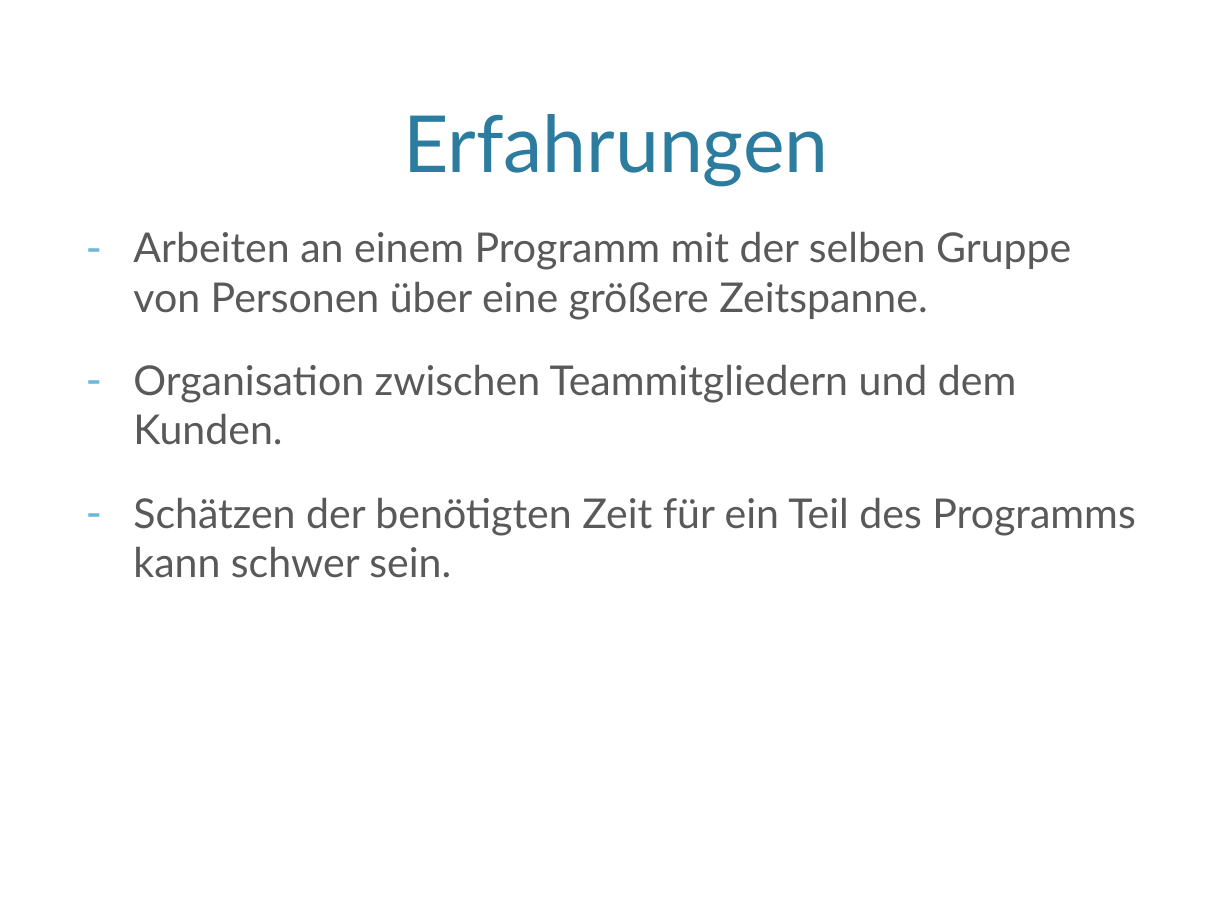
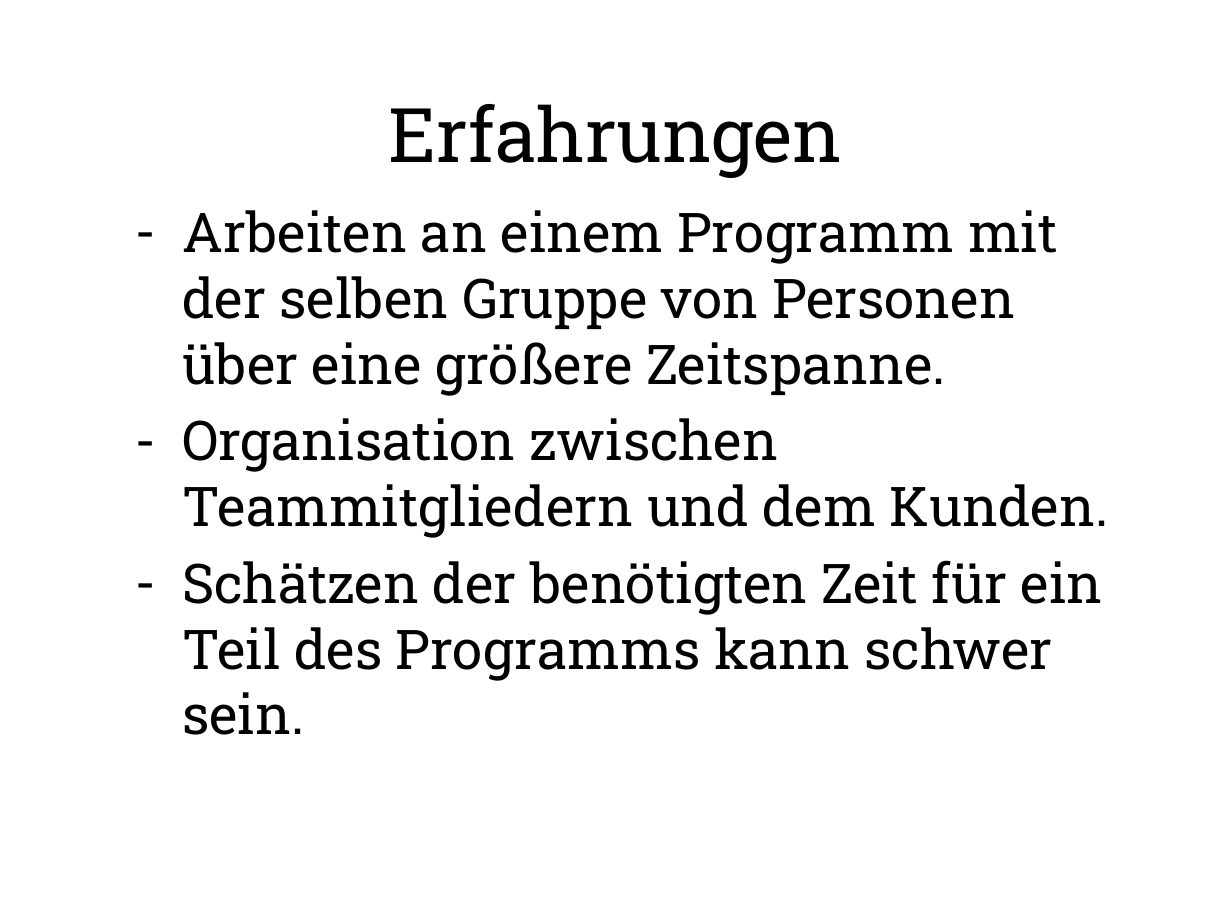
Before and after one commit to SWT-Projektgruppe-2015/Rollenspielmanager, a slide deck: slide 8 of Dokumente/SWT-Vortrag/SWTStudentenVortrag.pptx (slide 9 before the commit). Drawn at 1232x924 pixels with LibreOffice and Linux fonts; fonts in the diff are those of the drawing; background and template pictures are left out. Boxes give left, top, right and bottom in pixels: in the first picture for what was removed or moved away, otherwise in the second. Text is boxed around its words. In the diff, an @@ line names an element or a change of style, - is before the commit and + after.

```diff
--- a/Dokumente/SWT-Vortrag/SWTStudentenVortrag.pptx
+++ b/Dokumente/SWT-Vortrag/SWTStudentenVortrag.pptx
@@ title "Erfahrungen" moved from (x1=403, y1=114, x2=828, y2=186) to (x1=389, y1=104, x2=843, y2=178) @@
@@ title "Erfahrungen" at (x1=389, y1=104, x2=843, y2=178): size 46 to 44 pt, font Lato to Roboto Slab, text colour #2C7C9F to #000000; vertical alignment bottom to middle @@
@@ text "Arbeiten an einem Programm mit ..." moved from (x1=133, y1=231, x2=1135, y2=578) to (x1=182, y1=210, x2=1109, y2=735) @@
@@ text "Arbeiten an einem Programm mit ..." at (x1=182, y1=210, x2=1109, y2=735): size 24 to 32 pt, font Lato to Roboto Slab, text colour #595959 to #000000; less space between paragraphs @@
```
Also in this commit, not shown: 7 other slides changed, 1 slide removed.
